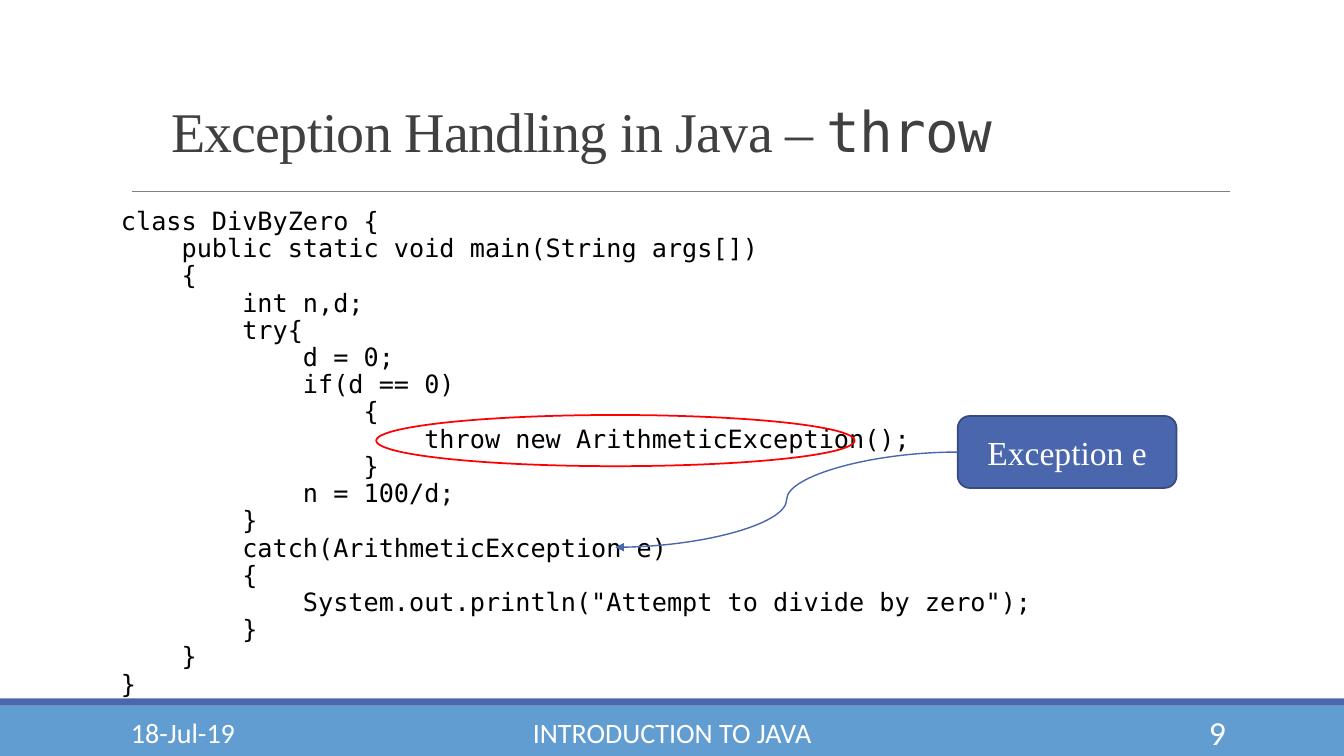
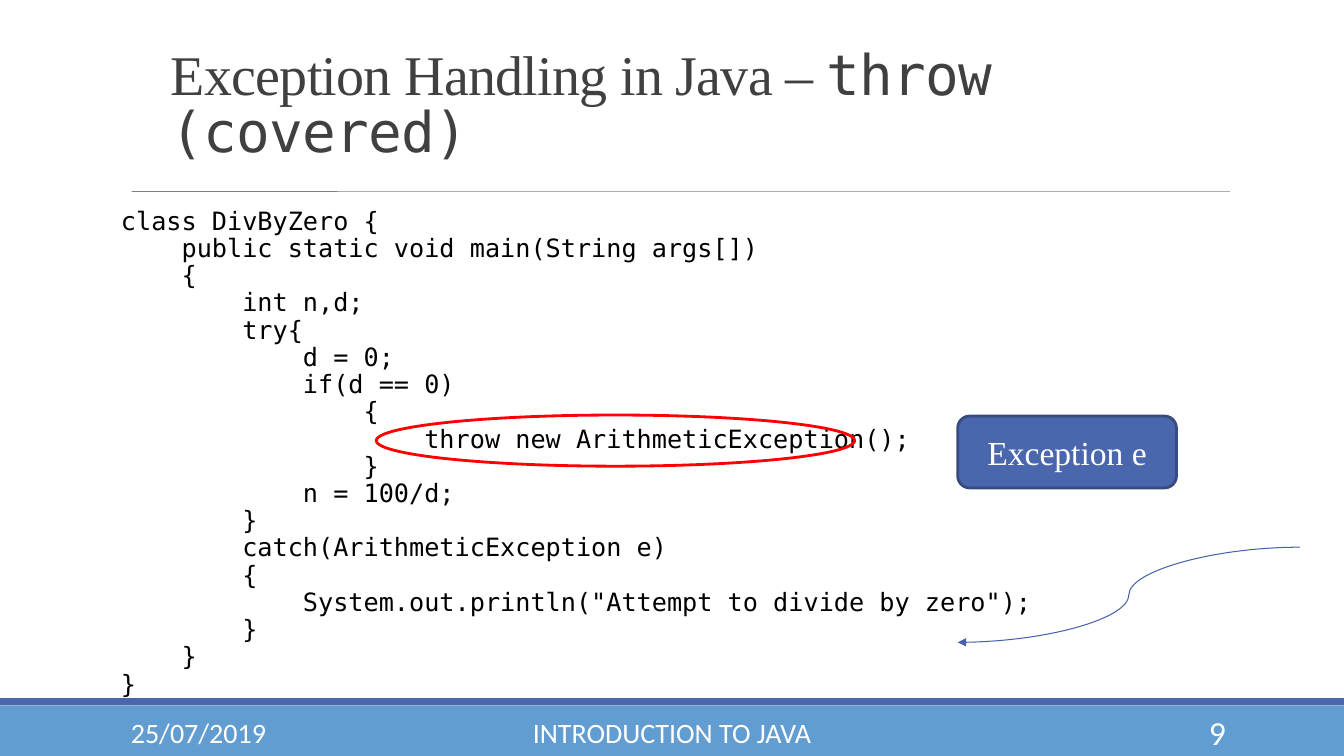
Before and after one commit to YashLele/JavaForWPU, a slide deck: slide 9 of Module 2A - Exception Handling.pptx. Drawn at 1344x756 pixels with LibreOffice and Linux fonts; fonts in the diff are those of the drawing; background and template pictures are left out. Boxes give left, top, right and bottom in pixels: in the first picture for what was removed or moved away, otherwise in the second. Text is boxed around its words. In the diff, an @@ line names an element or a change of style, - is before the commit and + after.

Commit message:
marked exceptions

```diff
--- a/Module 2A - Exception Handling.pptx
+++ b/Module 2A - Exception Handling.pptx
@@ text at [171, 52, 993, 160]: text changed @@
-Exception Handling in Java – throw
+Exception Handling in Java – throw (covered)
@@ line (132, 192) - (1230, 192): stroke #808080 0.5 pt to #808080 0.51 pt @@
@@ ellipse at [376, 415, 855, 467]: outline #FF0000 1.25 pt to #FF0000 2 pt @@
@@ curved arrow removed from (958, 452) to (616, 547) @@
@@ curved arrow added from (1301, 547) to (958, 642), #4663AB 0.75 pt @@
@@ text at [131, 723, 266, 744]: text changed @@
-18-Jul-19
+25/07/2019
```
Also in this commit, not shown: 12 other slides changed.
